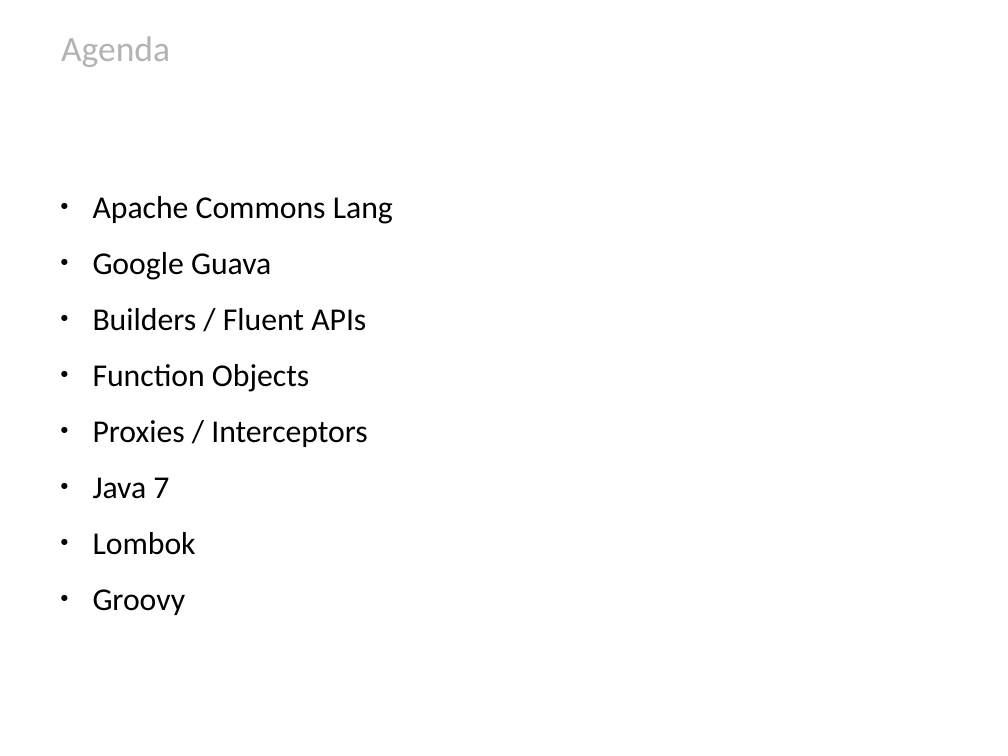
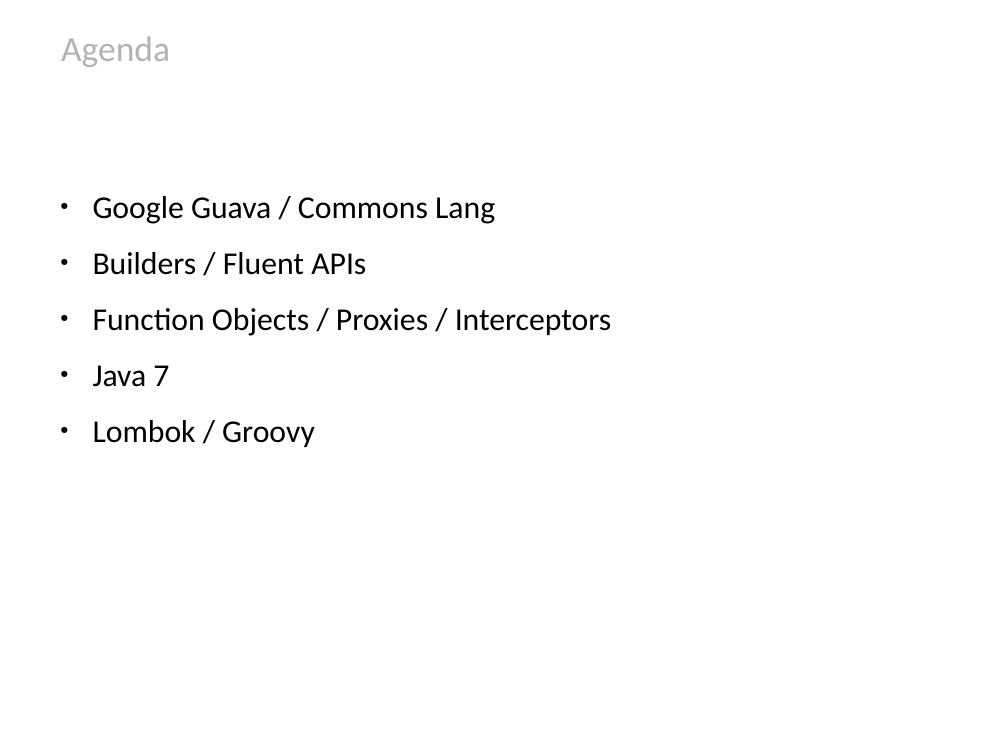
Before and after one commit to HamletDRC/presentations, a slide deck: slide 2 of javaboilerplatebusters/BoilerPlateBusters_Confess.odp. Drawn at 1008x756 pixels with LibreOffice and Linux fonts; fonts in the diff are those of the drawing; background and template pictures are left out. Boxes give left, top, right and bottom in pixels: in the first picture for what was removed or moved away, otherwise in the second. Text is boxed around its words. In the diff, an @@ line names an element or a change of style, - is before the commit and + after.

```diff
--- a/javaboilerplatebusters/BoilerPlateBusters_Confess.odp
+++ b/javaboilerplatebusters/BoilerPlateBusters_Confess.odp
@@ text at [93, 196, 495, 224]: text changed @@
-● Apache Commons Lang
-● Google Guava
+● Google Guava / Commons Lang
@@ text at [93, 308, 612, 336]: text changed @@
-● Function Objects
-● Proxies / Interceptors
+● Function Objects / Proxies / Interceptors
@@ text at [93, 420, 315, 447]: text changed @@
-● Lombok
-● Groovy
+● Lombok / Groovy
```
Also in this commit, not shown: 22 other slides changed, 12 slides added, 21 other files.
